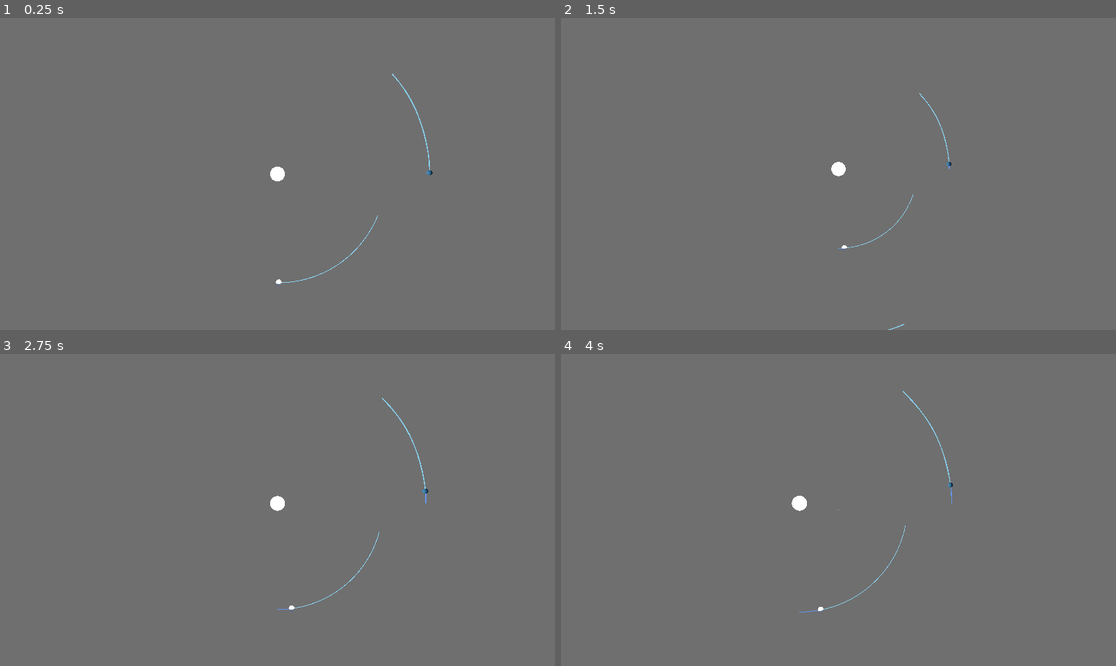
Above: before the commit, frames 1-4 (two rows, left to right).
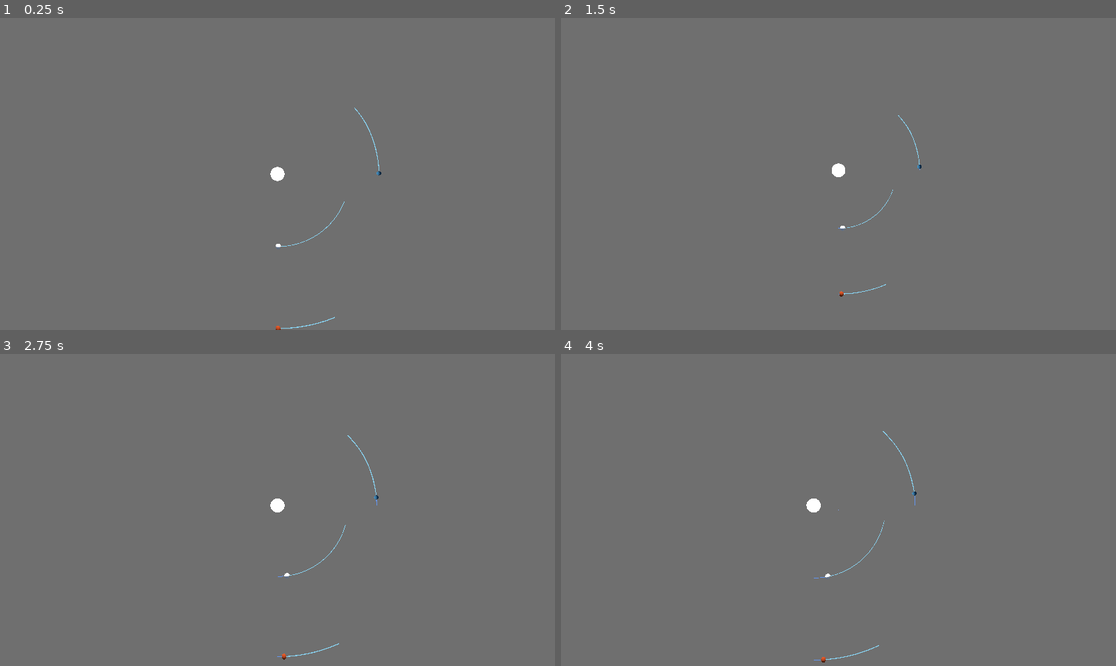
Above: after the commit, the same moments.

Repository: DarkLegend001/Space-Simulator
Game: Godot game, scene res://main/main.tscn
Same seed, same stepped clock (60 frames per second), same inputs: the game is played once before the commit and once after it. A sky picture missing from this copy of the repository is replaced by a grey-blue gradient.
Inputs (mouse positions are in pixels of both pictures, inside the frame that each line leads up to):
- Up to frame 1 (0.25 s): no input
- Up to frame 2 (1.5 s): tap Enter at 0.5 s; move the mouse to (960, 158) at 0.52 s; hold S (camera_back) 0.53-1.28 s; click (960, 158) at 0.67 s; move the mouse to (727, 189) at 1.27 s; tap Shift (camera_down) at 1.35 s; click (727, 189) at 1.42 s
- Up to frame 3 (2.75 s): tap Space at 2 s; move the mouse to (333, 441) at 2.02 s; hold W (camera_forward) from 2.03 s (still down); click (333, 441) at 2.17 s
- Up to frame 4 (4 s): move the mouse to (810, 572) at 2.77 s; release W (camera_forward) at 2.78 s; tap A (camera_left) at 2.85 s; click (810, 572) at 2.92 s; tap Enter at 3.5 s; move the mouse to (1005, 556) at 3.52 s; hold D (camera_right) from 3.53 s (still down); click (1005, 556) at 3.67 s

The runs differ from the first frame. In frame 1, 0.3% of the frame differs, in the area x 48-78%, y 17-100%; in frame 2, 0.2%; in frame 3, 0.3%; in frame 4, 0.5%, in the area x 41-71%, y 11-99%.

Commit message:
add efficient array for fixed array size and improve array handling

Diff:
--- a/controller/simulation_controller.gd
+++ b/controller/simulation_controller.gd
@@ -14,14 +14,14 @@
 # seconds of physics per predicted timestep
 @export var prediction_timestep := 36000
 # predictions per second
-@export var prediction_speed := 60
+@export var prediction_speed := 5
 # number of previous positions stored
-@export var num_prev_positions := 200
+@export var num_prev_positions := 300
 # number of times previous positions are stored per second
-@export var store_speed := 60
+@export var store_speed := 1
 
 
-var elapsed_update_time := 0.0
+var elapsed_update_time := 1.0 / speed
 var elapsed_prediction_time := 1.0 / prediction_speed
 var elapsed_store_time := 1.0 / prediction_speed
 
@@ -52,11 +52,10 @@
 	if elapsed_store_time > 1.0 / store_speed:
 		elapsed_store_time = 0
 		for body in main_simulation.celestial_bodies:
-			body.previous_locations.insert(0, body.pos)
-			body.previous_locations.remove_at(num_prev_positions)
+			body.previous_locations.push_pop(body.pos)
 		if follow_body == null:
 			for i in range(prediction_paths.size()):
-				previous_paths[i].generate_mesh(main_simulation.celestial_bodies[i].previous_locations)
+				previous_paths[i].generate_mesh(main_simulation.celestial_bodies[i].previous_locations.get_data())
 		else:
 			for i in range(prediction_paths.size()):
 				var new_path = main_simulation.celestial_bodies[i].previous_locations.duplicate()
@@ -124,28 +123,34 @@
 # returns a 2d array of Vector3s
 func get_predicted_curves() -> Array:
 	var calc_paths = Array()
+	var prediction_sim: Simulation = main_simulation.duplicate()
+	calc_paths.resize(main_simulation.celestial_bodies.size())
 	for i in range(main_simulation.celestial_bodies.size()):
-		calc_paths.append(PackedVector3Array())
-	var prediction_sim: Simulation = main_simulation.duplicate()
+		calc_paths[i] = PackedVector3Array()
+	for arr in calc_paths:
+		arr.resize(prediction_length)
 	for i in range(prediction_length):
 		for j in range(main_simulation.celestial_bodies.size()):
-			calc_paths[j].append(prediction_sim.celestial_bodies[j].pos)
+			calc_paths[j][i] = prediction_sim.celestial_bodies[j].pos
 		prediction_sim.update(prediction_timestep)
 	return calc_paths
 
 func get_relative_predicted_curves(body: CelestialBodySimulation) -> Array:
 	var calc_paths = Array()
-	for i in range(main_simulation.celestial_bodies.size()):
-		calc_paths.append(PackedVector3Array())
 	var prediction_sim: Simulation = main_simulation.duplicate()
 	var relative_body: CelestialBodySimulation
+	var initial_relative_body_pos = relative_body.pos
+	calc_paths.resize(main_simulation.celestial_bodies.size())
+	for i in range(main_simulation.celestial_bodies.size()):
+		calc_paths[i] = PackedVector3Array()
+	for arr in calc_paths:
+		arr.resize(prediction_length)
 	for prediction_body in prediction_sim.celestial_bodies:
 		if prediction_body.name == body.name:
 			relative_body = prediction_body
 			break
-	var initial_relative_body_pos = relative_body.pos
 	for i in range(prediction_length):
-		for j in range(prediction_sim.celestial_bodies.size()):
-			calc_paths[j].append(prediction_sim.celestial_bodies[j].pos - (relative_body.pos - initial_relative_body_pos))
+		for j in range(main_simulation.celestial_bodies.size()):
+			calc_paths[j][i] = prediction_sim.celestial_bodies[j].pos - (relative_body.pos - initial_relative_body_pos)
 		prediction_sim.update(prediction_timestep)
 	return calc_paths
--- a/main/main.tscn
+++ b/main/main.tscn
@@ -30,7 +30,7 @@
 script = ExtResource("2_kfbq2")
 
 [node name="Camera3D" type="Camera3D" parent="." unique_id=374710754]
-transform = Transform3D(1, 0, 0, 0, 1.1924881e-08, 1, 0, -1, 1.1924881e-08, 0, 200, 0)
+transform = Transform3D(1, 0, 0, 0, 1.1924881e-08, 1, 0, -1, 1.1924881e-08, 0, 300, 0)
 script = ExtResource("2_c651c")
 
 [node name="WorldEnvironment" type="WorldEnvironment" parent="." unique_id=408548995]
@@ -55,23 +55,31 @@
 action_mode = 0
 text = "Following"
 
+[node name="OrbitalDisplayButton" type="CheckBox" parent="GUI" unique_id=1668791873]
+layout_mode = 0
+offset_top = 30.0
+offset_right = 24.0
+offset_bottom = 54.0
+action_mode = 0
+text = "Orbital Parameters"
+
 [node name="Name" type="Label" parent="GUI" unique_id=973065738]
-layout_mode = 0
-offset_left = 20.0
-offset_top = 30.0
-offset_right = 60.0
-offset_bottom = 53.0
-
-[node name="Position" type="Label" parent="GUI" unique_id=2039833713]
 layout_mode = 0
 offset_left = 20.0
 offset_top = 60.0
 offset_right = 60.0
 offset_bottom = 83.0
 
-[node name="Velocity" type="Label" parent="GUI" unique_id=1943205433]
+[node name="Position" type="Label" parent="GUI" unique_id=2039833713]
 layout_mode = 0
 offset_left = 20.0
 offset_top = 90.0
 offset_right = 60.0
 offset_bottom = 113.0
+
+[node name="Velocity" type="Label" parent="GUI" unique_id=1943205433]
+layout_mode = 0
+offset_left = 20.0
+offset_top = 120.0
+offset_right = 60.0
+offset_bottom = 143.0
--- a/project.godot
+++ b/project.godot
@@ -13,6 +13,7 @@
 config/name="Space Simulator"
 run/main_scene="uid://df11he65xalwp"
 config/features=PackedStringArray("4.6", "GL Compatibility")
+run/max_fps=60
 config/icon="res://assets/icon.svg"
 
 [autoload]
@@ -111,6 +112,13 @@
 ]
 }
 
+[physics]
+
+common/physics_ticks_per_second=120
+common/max_physics_steps_per_frame=16
+3d/physics_engine="Dummy"
+common/physics_interpolation=true
+
 [rendering]
 
 rendering_device/driver.windows="d3d12"
--- a/simulation/celestial_body_simulation.gd
+++ b/simulation/celestial_body_simulation.gd
@@ -18,7 +18,7 @@
 var name: String
 
 # List of previous locations
-var previous_locations: Array
+var previous_locations: EfficientArray
 
 # Only used in the calculations for other attributes
 # Mm/s^2
@@ -36,7 +36,7 @@
 	self.rot_vel = rot_vel
 	self.mass = mass
 	self.radius = radius
-	self.previous_locations = Array()
+	self.previous_locations = EfficientArray.new()
 
 func duplicate() -> CelestialBodySimulation:
 	var new_body = CelestialBodySimulation.new()
--- /dev/null
+++ b/simulation/efficient_array.gd
@@ -0,0 +1,38 @@
+class_name EfficientArray
+
+var data: Array
+var index := 0
+
+func _init():
+	data = Array()
+
+func resize(size: int):
+	data.resize(size)
+
+func fill(value):
+	for i in range(data.size()):
+		data[i] = value
+
+## removes oldest value and replaces it with a new value
+func push_pop(new_value):
+	var old_value = data[index]
+	data[index] = new_value
+	index += 1
+	if index == data.size():
+		index = 0
+	return old_value
+
+## gets the value at an index
+func get_value(value_index):
+	return data[value_index + index] if index < data.size() else data[value_index + index - data.size()]
+
+func get_data() -> Array:
+	var return_array = Array()
+	var return_index = index
+	return_array.resize(data.size())
+	for i in range(return_array.size()):
+		return_array[i] = data[return_index + i]
+		if return_index + i == data.size() - 1:
+			return_index -= data.size()
+
+	return return_array
Not shown, added: simulation/efficient_array.gd.uid
